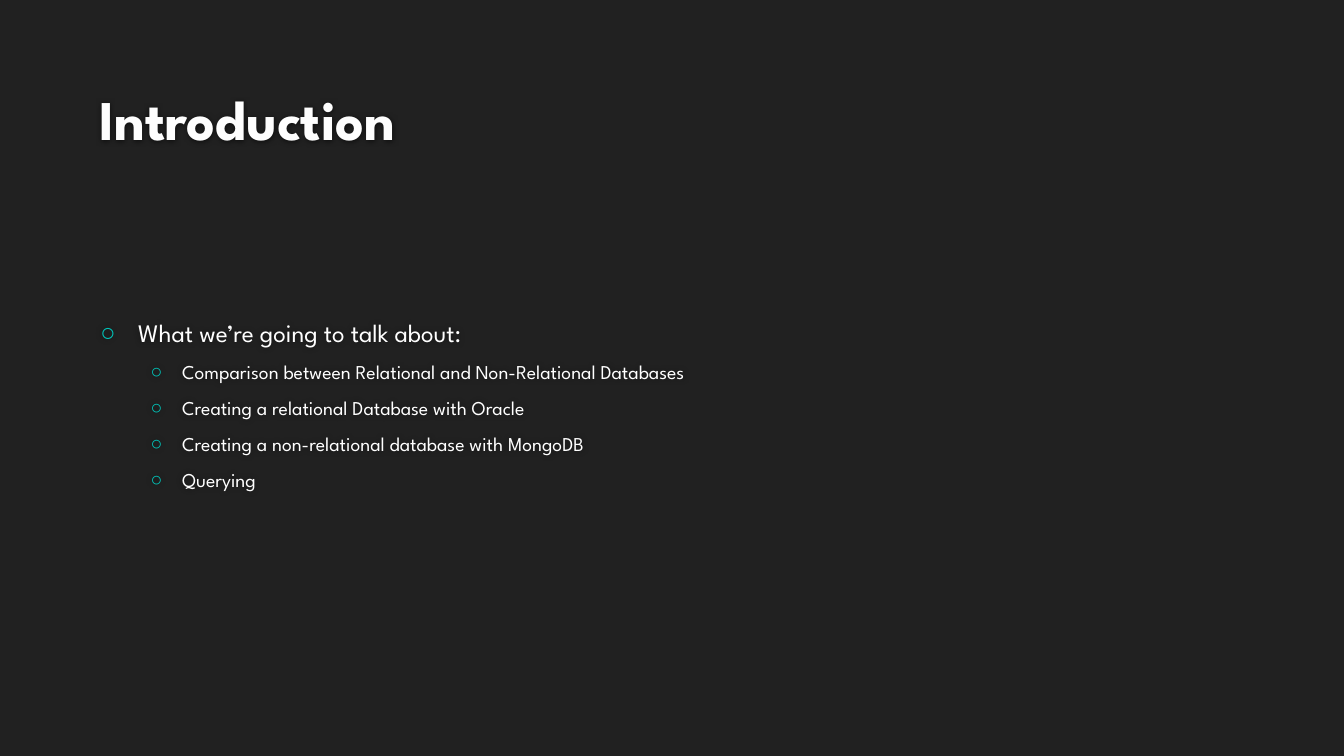
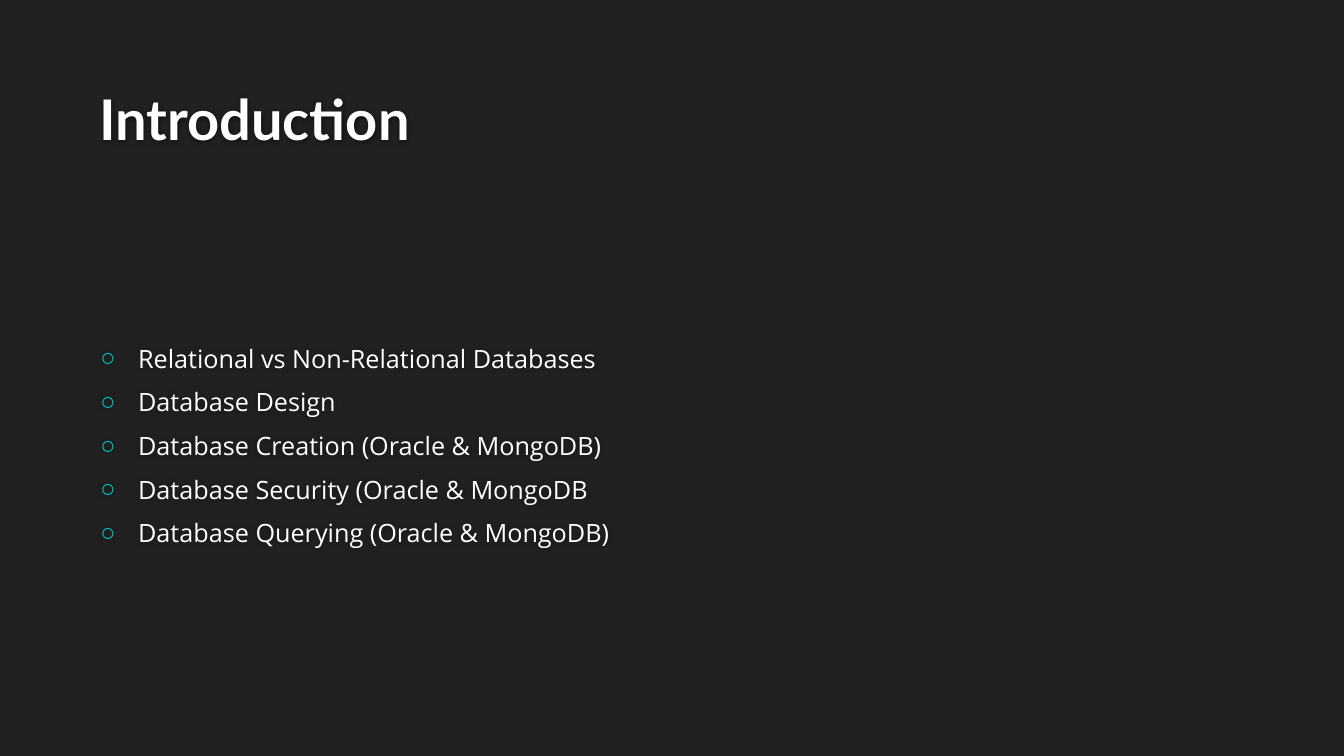
Before and after one commit to Rhiannax3/Sapphire, a slide deck: slide 2 of Databases.pptx. Drawn at 1344x756 pixels with LibreOffice and Linux fonts; fonts in the diff are those of the drawing; background and template pictures are left out. Boxes give left, top, right and bottom in pixels: in the first picture for what was removed or moved away, otherwise in the second. Text is boxed around its words. In the diff, an @@ line names an element or a change of style, - is before the commit and + after.

Commit message:
Finished Databases

```diff
--- a/Databases.pptx
+++ b/Databases.pptx
@@ title "Introduction" at <box>99,98,409,141</box>: font League Spartan to Lato @@
@@ text at <box>138,349,609,548</box>: text changed; size 14 to 18 pt; font League Spartan to Open Sans @@
-○ What we’re going to talk about:
-  ○ Comparison between Relational and Non-Relational Databases
-  ○ Creating a relational Database with Oracle
-  ○ Creating a non-relational database with MongoDB
-  ○ Querying
+○ Relational vs Non-Relational Databases
+○ Database Design
+○ Database Creation (Oracle & MongoDB)
+○ Database Security (Oracle & MongoDB
+○ Database Querying (Oracle & MongoDB)
```
Also in this commit, not shown: 14 other slides changed.
